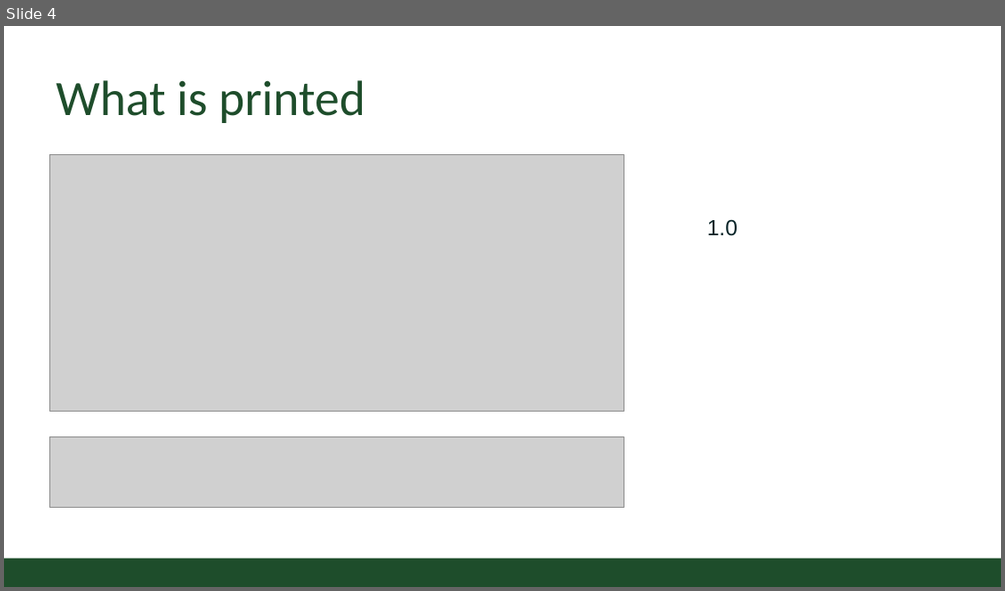
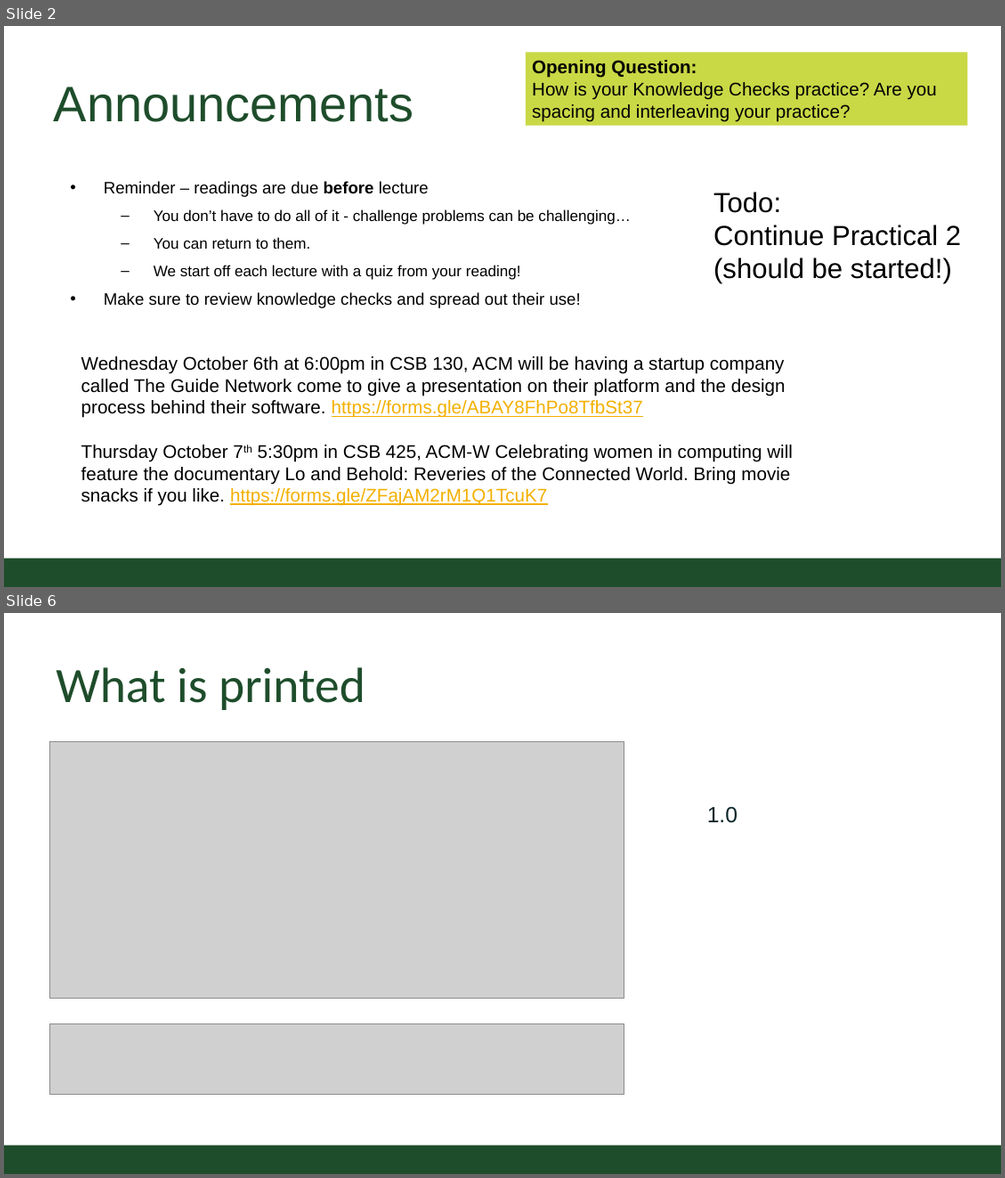
Before and after one commit to CSU-CompSci-CS163-4/Handouts, a slide deck: slides/On-Campus/07_02_FileInput.pptx. Shown one above the other, each under a label of ours: slide 4 before the commit, slides 2 and 6 after it; the slides between them are not shown. The pictures are 1005x591 and 1005x1178 pixels, drawn with LibreOffice and Linux fonts; fonts in the diff are those of the drawing; grey boxes stand for pictures; background and template pictures are left out. Boxes give left, top, right and bottom in pixels: in the first picture for what was removed or moved away, otherwise in the second. Text is boxed around its words. In the diff, an @@ line names an element or a change of style, - is before the commit and + after.

Commit message:
Added Announcements, one slide on Scanner and Code Along practice at the end
Added Announcements, one slide on Scanner and Code Along practice at the end

```diff
--- a/slides/On-Campus/07_02_FileInput.pptx
+++ b/slides/On-Campus/07_02_FileInput.pptx
@@ slide 2 added at (x1=4, y1=26, x2=1001, y2=587), background #FFFFFF @@
@@ rectangle added at (x1=526, y1=53, x2=967, y2=126), fill #C9D845, 20 pt, text #000000 @@
+Opening Question:
+How is your Knowledge Checks practice? Are you spacing and interleaving your practice?
@@ title added at (x1=54, y1=87, x2=413, y2=122), 54.4 pt, text #1E4D2B @@
+Announcements
@@ text added at (x1=104, y1=181, x2=630, y2=308), 16.6 pt, text #000000 @@
+• Reminder – readings are due before lecture
+  – You don’t have to do all of it - challenge problems can be challenging…
+  – You can return to them.
+  – We start off each lecture with a quiz from your reading!
+• Make sure to review knowledge checks and spread out their use!
@@ text added at (x1=713, y1=192, x2=961, y2=283), 30.2 pt, text #000000 @@
+Todo:
+Continue Practical 2 (should be started!)
@@ text added at (x1=81, y1=356, x2=793, y2=506), 20 pt, text #000000 @@
+Wednesday October 6th at 6:00pm in CSB 130, ACM will be having a startup company called The Guide Network come to give a presentation on their platform and the design process behind their software. https://forms.gle/ABAY8FhPo8TfbSt37
+Thursday October 7th 5:30pm in CSB 425, ACM-W Celebrating women in computing will feature the documentary Lo and Behold: Reveries of the Connected World. Bring movie snacks if you like. https://forms.gle/ZFajAM2rM1Q1TcuK7
@@ rectangle added at (x1=4, y1=557, x2=1001, y2=587), fill #1E4D2B @@
@@ what was slide 4 is now slide 6 @@
```
Also in this commit, not shown: 2 slides changed, 2 other slides added.
